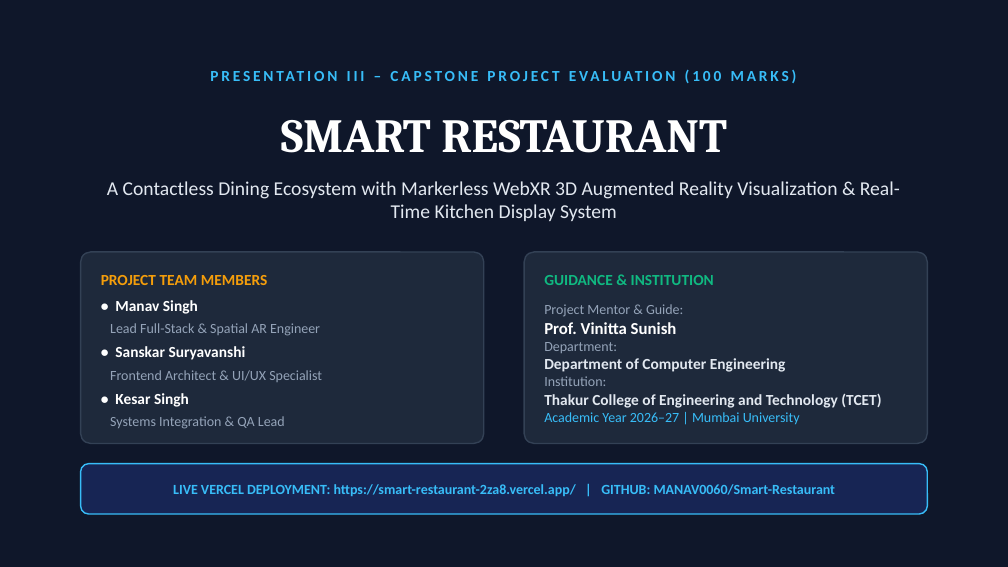
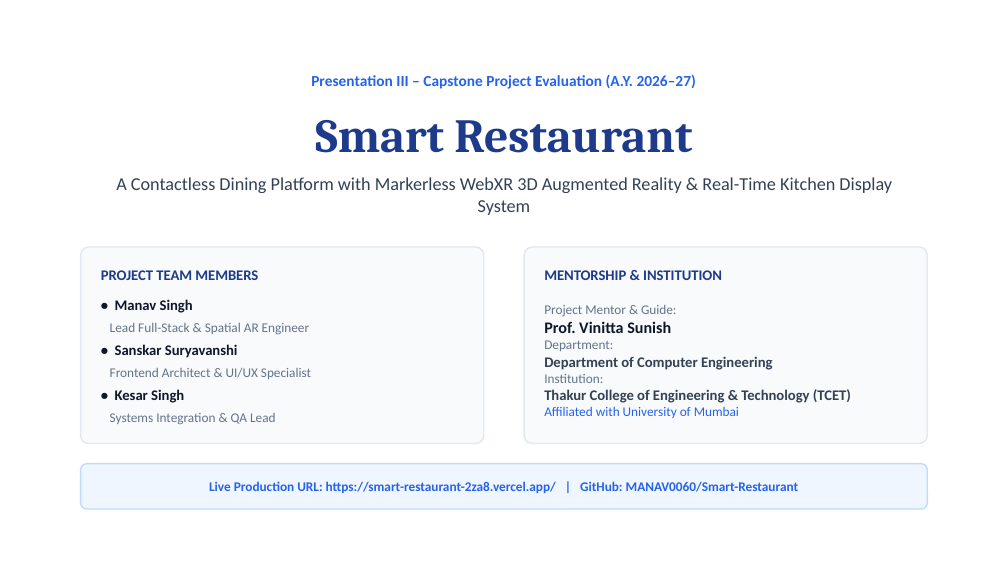
Before and after one commit to MANAV0060/Smart-Restaurant, a slide deck: slide 1 of Smart_Restaurant_Presentation_III.pptx. Drawn at 1008x567 pixels with LibreOffice and Linux fonts; fonts in the diff are those of the drawing. Boxes give left, top, right and bottom in pixels: in the first picture for what was removed or moved away, otherwise in the second. Text is boxed around its words. In the diff, an @@ line names an element or a change of style, - is before the commit and + after.

Commit message:
style(presentation): refactor PPTX to clean, professional white-and-navy academic theme

```diff
--- a/Smart_Restaurant_Presentation_III.pptx
+++ b/Smart_Restaurant_Presentation_III.pptx
@@ background #0F172A to #FFFFFF @@
@@ text at <box>311,74,696,89</box>: text changed; text colour #38BDF8 to #2563EB @@
-PRESENTATION III – CAPSTONE PROJECT EVALUATION (100 MARKS)
+Presentation III – Capstone Project Evaluation (A.Y. 2026–27)
@@ text at <box>315,120,692,153</box>: text changed; text colour #FFFFFF to #1E3A8A @@
-SMART RESTAURANT
+Smart Restaurant
@@ text at <box>116,177,892,215</box>: text changed; size 14 to 13 pt; text colour #E2E8F0 to #334155 @@
-A Contactless Dining Ecosystem with Markerless WebXR 3D Augmented Reality Visualization & Real-Time Kitchen Display System
+A Contactless Dining Platform with Markerless WebXR 3D Augmented Reality & Real-Time Kitchen Display System
@@ rounded rectangle: place and size @@
-rounded rectangle at <box>81,252,484,444</box>
+rounded rectangle at <box>81,247,484,444</box>
@@ rounded rectangle at <box>81,247,484,444</box>: fill #1E293B to #F8FAFC; outline #334155 1 pt to #E2E8F0 1 pt; proportions changed @@
@@ text "PROJECT TEAM MEMBERS" at <box>101,270,258,280</box>: size 11 to 10.5 pt, text colour #F59E0B to #1E3A8A @@
@@ rounded rectangle at <box>524,247,927,444</box>: fill #1E293B to #F8FAFC; outline #334155 1 pt to #E2E8F0 1 pt; proportions changed @@
@@ rounded rectangle: place and size @@
-rounded rectangle at <box>524,252,927,444</box>
+rounded rectangle at <box>524,247,927,444</box>
@@ text "• Manav Singh" at <box>110,299,311,424</box>: size 11 to 10.5 pt, text colour #FFFFFF to #0F172A in "• Manav Singh", "• Sanskar Suryavanshi", "• Kesar Singh"; size 10 to 9.5 pt, text colour #94A3B8 to #64748B in "Lead Full-Stack & Spatial AR Engineer", "Frontend Architect & UI/UX Specialist", "Systems Integration & QA Lead" @@
@@ text at <box>544,270,722,280</box>: text changed; size 11 to 10.5 pt; text colour #10B981 to #1E3A8A @@
-GUIDANCE & INSTITUTION
+MENTORSHIP & INSTITUTION
@@ text at <box>544,305,773,370</box>: size 10 to 9.5 pt, text colour #94A3B8 to #64748B in "Project Mentor & Guide:", "Department:", "Institution:"; size 12 to 11.5 pt, text colour #FFFFFF to #0F172A in "Prof. Vinitta Sunish"; size 11 to 10.5 pt, text colour #E2E8F0 to #334155 in "Department of Computer Engineering" @@
@@ text at <box>544,389,851,418</box>: text changed; size 11 to 10.5 pt; text colour #E2E8F0 to #334155 @@
-Thakur College of Engineering and Technology (TCET)
-Academic Year 2026–27 | Mumbai University
+Thakur College of Engineering & Technology (TCET)
+Affiliated with University of Mumbai
@@ rounded rectangle: place and size @@
-rounded rectangle at <box>81,464,927,514</box>
+rounded rectangle at <box>81,464,927,509</box>
@@ rounded rectangle at <box>81,464,927,509</box>: fill #172554 to #EFF6FF; outline #38BDF8 1 pt to #BFDBFE 1 pt; proportions changed @@
@@ text at <box>209,481,799,493</box>: text changed; size 10 to 9.5 pt; text colour #38BDF8 to #2563EB @@
-LIVE VERCEL DEPLOYMENT: https://smart-restaurant-2za8.vercel.app/ | GITHUB: MANAV0060/Smart-Restaurant
+Live Production URL: https://smart-restaurant-2za8.vercel.app/ | GitHub: MANAV0060/Smart-Restaurant
```
Also in this commit, not shown: 19 other slides changed, 1 other file.
